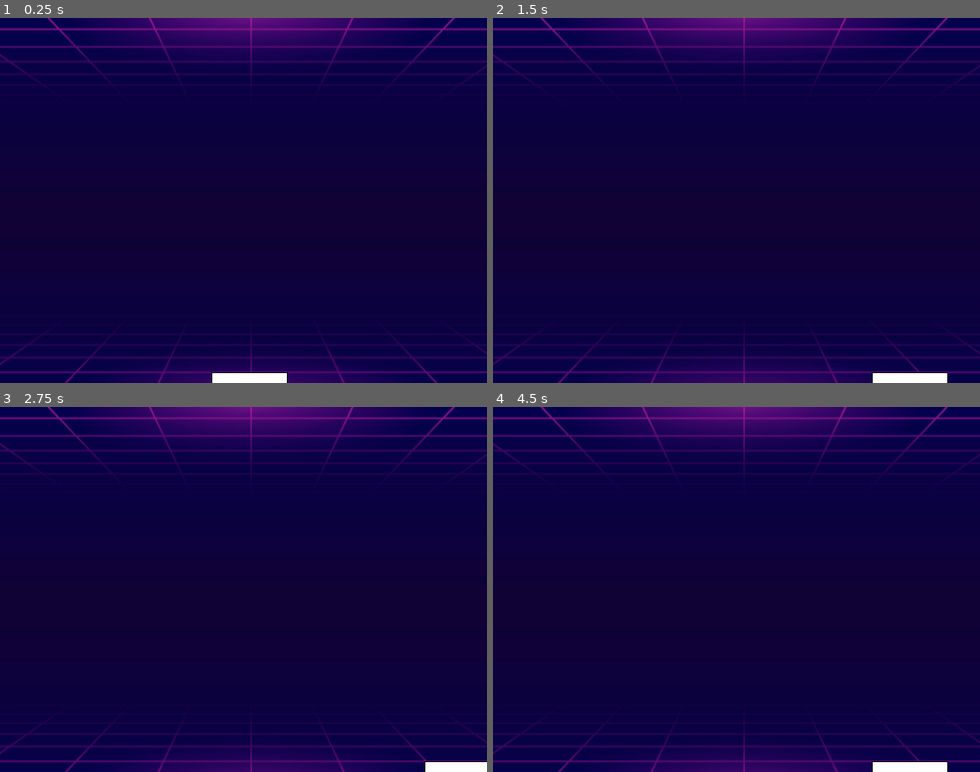
Above: before the commit, frames 1-4 (two rows, left to right).
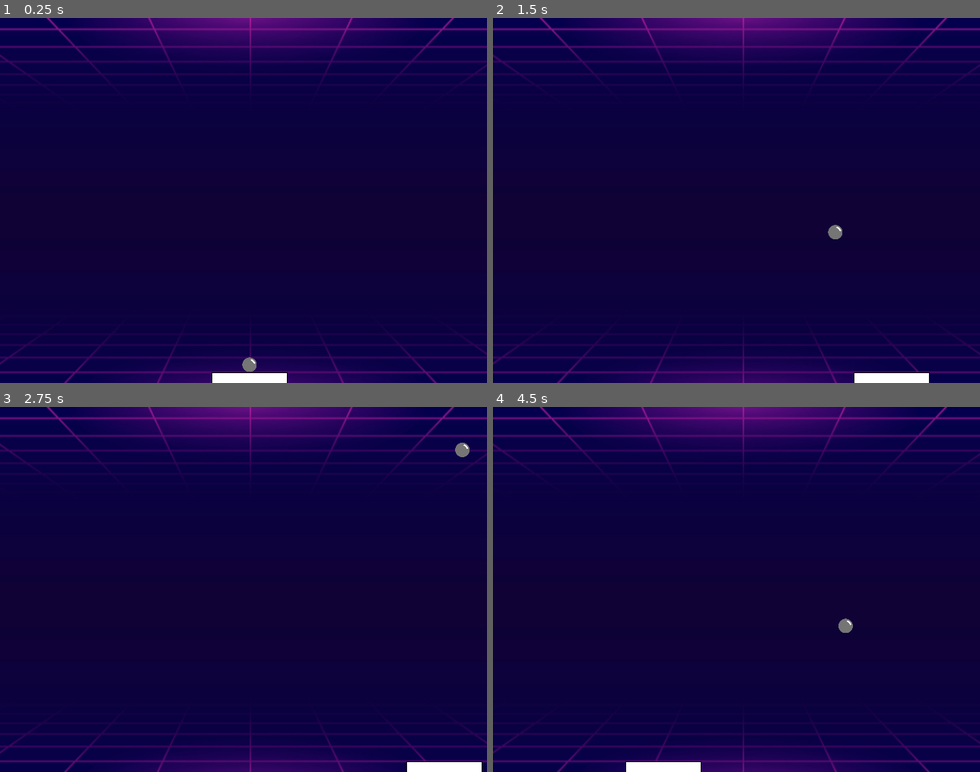
Above: after the commit, the same moments.

Repository: fabiolrodriguez/roguebrick
Game: Godot game, scene res://scenes/wrold.tscn
The game is run twice, just before and just after one commit, with the same random seed, the same clock (stepped at 60 frames per second) and the same inputs.
Inputs:
- Up to frame 1 (0.25 s): no input
- Up to frame 2 (1.5 s): tap Enter (ui_accept) at 0.5, 0.6, 0.77, 1.07, 1.35 s; hold Right (ui_right) 0.53-1.28 s; hold Left (ui_left) from 1.28 s (still down)
- Up to frame 3 (2.75 s): tap Enter (ui_accept) at 1.52, 1.82, 2.1 s; release Left (ui_left) at 2.03 s; hold Right (ui_right) from 2.03 s (still down)
- Up to frame 4 (4.5 s): tap Enter (ui_accept) at 2.85, 3.02, 3.32, 3.6, 3.77, 4.07, 4.35 s; release Right (ui_right) at 3.53 s; hold Left (ui_left) from 3.53 s (still down)

The runs differ from the first frame. In frame 1, 0.5% of the frame differs, in the area x 9-94%, y 0-100%; in frame 2, 0.7%; in frame 3, 0.6%; in frame 4, 1.4%.

Commit message:
Bg, basic physics, ball and player

Diff:
--- a/project.godot
+++ b/project.godot
@@ -28,6 +28,11 @@
 2d_render/layer_3="ball"
 2d_render/layer_4="player"
 2d_render/layer_5="endzone"
+2d_physics/layer_1="background"
+2d_physics/layer_2="walls"
+2d_physics/layer_3="ball"
+2d_physics/layer_4="player"
+2d_physics/layer_5="endzone"
 
 [physics]
 
--- a/scenes/ball.tscn
+++ b/scenes/ball.tscn
@@ -1,9 +1,21 @@
 [gd_scene format=3 uid="uid://s6uj340am82q"]
+
+[ext_resource type="Script" uid="uid://dvshwcvpl5whk" path="res://scripts/ball.gd" id="1_cxlvu"]
+[ext_resource type="Texture2D" uid="uid://bnlcg32srskjy" path="res://assets/ball.png" id="2_f7cbr"]
+
+[sub_resource type="CircleShape2D" id="CircleShape2D_4dx81"]
+radius = 40.012497
 
 [node name="ball" type="Node2D" unique_id=307636038]
 
-[node name="CharacterBody2D" type="CharacterBody2D" parent="." unique_id=1449447735]
+[node name="ball" type="CharacterBody2D" parent="." unique_id=1449447735]
+collision_layer = 4
+collision_mask = 27
+script = ExtResource("1_cxlvu")
 
-[node name="texture" type="Sprite2D" parent="CharacterBody2D" unique_id=787724377]
+[node name="texture" type="Sprite2D" parent="ball" unique_id=787724377]
+texture = ExtResource("2_f7cbr")
 
-[node name="collider" type="CollisionShape2D" parent="CharacterBody2D" unique_id=258563379]
+[node name="collider" type="CollisionShape2D" parent="ball" unique_id=258563379]
+shape = SubResource("CircleShape2D_4dx81")
+debug_color = Color(0.731553, 0.4654619, 0.23190391, 0.41960785)
--- a/scenes/player.tscn
+++ b/scenes/player.tscn
@@ -9,6 +9,8 @@
 [node name="player" type="Node2D" unique_id=844076782]
 
 [node name="CharacterBody2D" type="CharacterBody2D" parent="." unique_id=419524067]
+collision_layer = 8
+collision_mask = 7
 script = ExtResource("1_g2els")
 
 [node name="texture" type="Sprite2D" parent="CharacterBody2D" unique_id=606745247]
--- a/scenes/wrold.tscn
+++ b/scenes/wrold.tscn
@@ -1,6 +1,7 @@
 [gd_scene format=3 uid="uid://dtp3wvx20f6g4"]
 
 [ext_resource type="Texture2D" uid="uid://jq55unp6xmw1" path="res://assets/bg-resized.png" id="1_w04al"]
+[ext_resource type="Script" uid="uid://ixj2bllhp7t" path="res://scripts/main.gd" id="1_x26i3"]
 [ext_resource type="PackedScene" uid="uid://dpfa4erbdltn0" path="res://scenes/player.tscn" id="2_rfnaa"]
 [ext_resource type="PackedScene" uid="uid://s6uj340am82q" path="res://scenes/ball.tscn" id="3_ninex"]
 
@@ -11,31 +12,40 @@
 size = Vector2(677, 13)
 
 [node name="level" type="Node2D" unique_id=128924603]
+script = ExtResource("1_x26i3")
 
 [node name="Sprite2D" type="Sprite2D" parent="." unique_id=930485654]
-position = Vector2(329.9999, 251.99997)
+position = Vector2(328.99994, 251.99998)
 scale = Vector2(1.05, 1.05)
 texture = ExtResource("1_w04al")
 
-[node name="left_wall" type="Area2D" parent="." unique_id=69354390]
+[node name="left_wall" type="StaticBody2D" parent="." unique_id=1175650581]
+collision_layer = 2
+collision_mask = 12
 
 [node name="left_collider" type="CollisionShape2D" parent="left_wall" unique_id=2056553325]
 position = Vector2(-2.5, 246.5)
 shape = SubResource("RectangleShape2D_w04al")
 
-[node name="right_wall" type="Area2D" parent="." unique_id=1439784378]
+[node name="right_wall" type="StaticBody2D" parent="." unique_id=275910563]
+collision_layer = 2
+collision_mask = 12
 
 [node name="right_collider" type="CollisionShape2D" parent="right_wall" unique_id=113880498]
 position = Vector2(661.5, 246.5)
 shape = SubResource("RectangleShape2D_w04al")
 
-[node name="top_wall" type="Area2D" parent="." unique_id=883278961]
+[node name="top_wall" type="StaticBody2D" parent="." unique_id=2063075969]
+collision_layer = 2
+collision_mask = 4
 
 [node name="top_collider" type="CollisionShape2D" parent="top_wall" unique_id=495563752]
 position = Vector2(328.5, 0.5)
 shape = SubResource("RectangleShape2D_rfnaa")
 
-[node name="deadzone" type="Area2D" parent="." unique_id=1497936786]
+[node name="deadzone" type="Area2D" parent="." unique_id=1616328868]
+collision_layer = 16
+collision_mask = 4
 
 [node name="bottom_collider" type="CollisionShape2D" parent="deadzone" unique_id=1931373933]
 position = Vector2(328.5, 492.5)
@@ -46,3 +56,7 @@
 position = Vector2(328, 476)
 
 [node name="ball" parent="." unique_id=307636038 instance=ExtResource("3_ninex")]
+position = Vector2(325, 271)
+scale = Vector2(0.25, 0.25)
+
+[connection signal="body_entered" from="deadzone" to="." method="_on_deadzone_body_entered"]
--- /dev/null
+++ b/scripts/ball.gd
@@ -0,0 +1,37 @@
+extends CharacterBody2D
+
+@export var speed := 220.0
+@export var player_path:= "../../player"
+@export var launch_offset_y := 20.0
+
+var is_stuck := true
+var start_direction := Vector2(0.7, -1).normalized()
+
+@onready var player = get_node(player_path)
+
+func _ready():
+	stick_to_player()
+
+func _physics_process(delta):
+	if is_stuck:
+		global_position.x = player.global_position.x
+		global_position.y = player.global_position.y - launch_offset_y
+
+		if Input.is_action_just_pressed("ui_accept"):
+			launch()
+		return
+
+	var collision = move_and_collide(velocity * delta)
+
+	if collision:
+		velocity = velocity.bounce(collision.get_normal()).normalized() * speed
+
+func launch():
+	is_stuck = false
+	velocity = start_direction * speed
+
+func stick_to_player():
+	is_stuck = true
+	velocity = Vector2.ZERO
+	global_position.x = player.global_position.x
+	global_position.y = player.global_position.y - launch_offset_y
--- /dev/null
+++ b/scripts/main.gd
@@ -0,0 +1,12 @@
+extends Node2D
+
+@onready var ball = $ball
+@onready var player = $player
+@onready var deadzone = $deadzone
+
+func _on_deadzone_body_entered(body):
+	print(body)
+	print(body.get_script())
+	#if body.name == "ball":
+		#print("ma oeee")
+		#body.stick_to_player()
Binary file added: assets/ball.png
Not shown, added: assets/ball.png.import
Not shown, added: scripts/ball.gd.uid
Not shown, added: scripts/main.gd.uid
